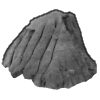
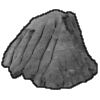
Layer changes from the first w=100, h=100 image to the second:
painted on "line" over [1, 9, 98, 90]
